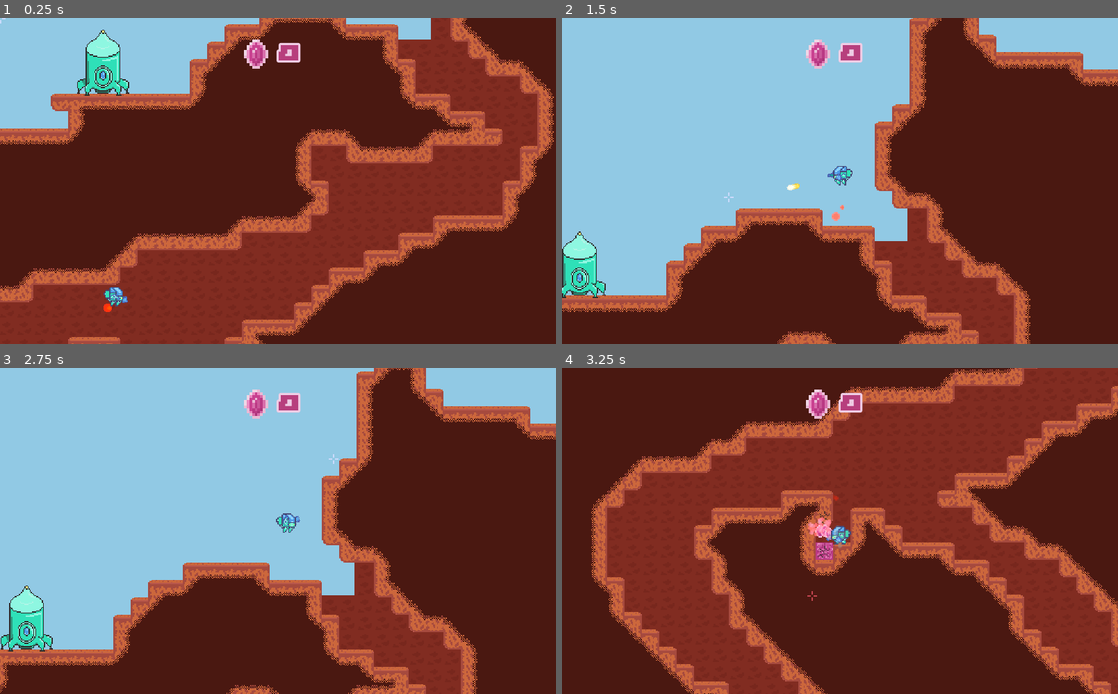
Above: before the commit, frames 1-4 (two rows, left to right).
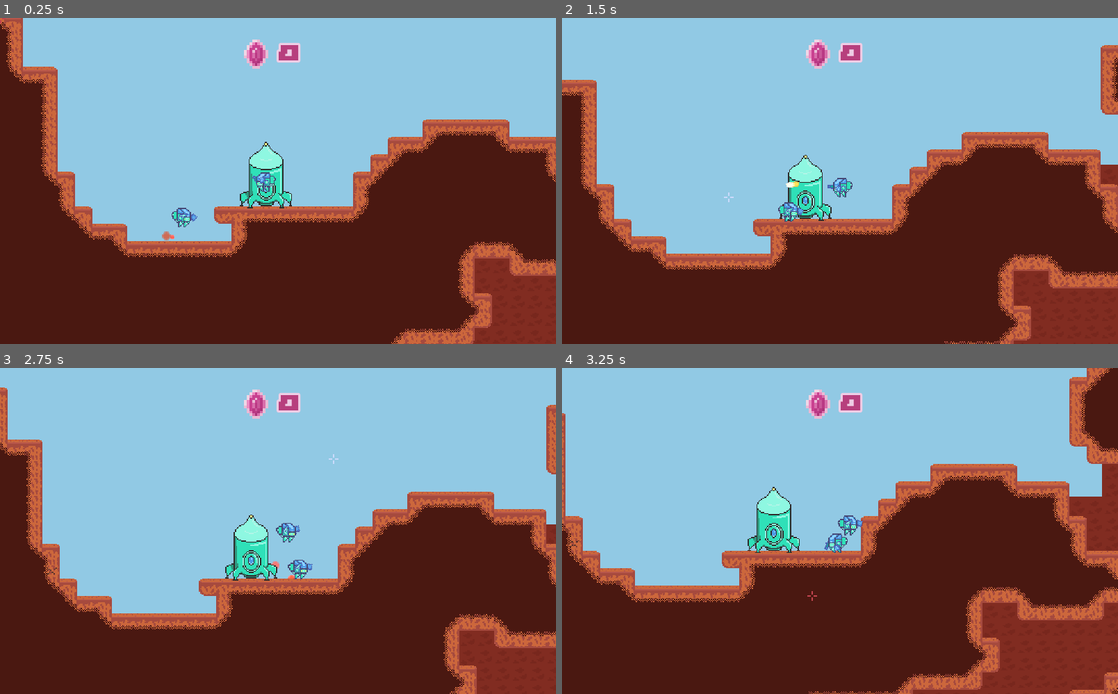
Above: after the commit, the same moments.

Repository: MichaelRRyan/Mecha-Miners
Game: Godot game, scene res://scenes/Gameplay.tscn
Two runs of this game, one before a commit and one after it. Both use one fixed random seed, a clock stepped at 60 frames per second and the inputs below.
Inputs (mouse positions are in pixels of both pictures, inside the frame that each line leads up to):
- Up to frame 1 (0.25 s): no input
- Up to frame 2 (1.5 s): tap Enter at 0.5 s; move the mouse to (962, 164) at 0.52 s; hold D (move_right) 0.53-1.28 s; hold W (jump) 0.53-1.28 s; move the mouse to (728, 197) at 1.27 s; hold A (move_left) from 1.28 s (still down); click (728, 197) at 1.35 s
- Up to frame 3 (2.75 s): tap W (jump) at 1.52, 1.55, 1.82, 2.3 s; move the mouse to (333, 459) at 2.02 s; release A (move_left) at 2.03 s; hold D (move_right) from 2.03 s (still down); hold Right mouse button (action2) from 2.03 s (still down)
- Up to frame 4 (3.25 s): keep holding D (move_right); move the mouse to (812, 596) at 2.77 s; release Right mouse button (action2) at 2.78 s; tap P (ai_perspective) at 2.85 s; tap W (jump) at 3.02, 3.05 s

The runs differ from the first frame. In frame 1, 77% of the frame differs, in the area x 0-100%, y 0-100%; in frame 2, 41%; in frame 3, 41%; in frame 4, 74%.

Commit message:
Fixed some minor issues and extended AI's view

Diff:
--- a/scenes/Gameplay.tscn
+++ b/scenes/Gameplay.tscn
@@ -19,10 +19,10 @@
 script = ExtResource( 7 )
 
 [node name="SpawnPoint" type="Node2D" parent="PlayerManager"]
-position = Vector2( 271, 9 )
+position = Vector2( 63, 99 )
 
 [node name="Player" parent="PlayerManager" instance=ExtResource( 1 )]
-position = Vector2( 102.152, 736.746 )
+position = Vector2( 107, 113 )
 is_human = true
 
 [node name="Camera2D" type="Camera2D" parent="PlayerManager/Player" groups=["main_camera"]]
@@ -32,7 +32,7 @@
 smoothing_enabled = true
 
 [node name="Player2" parent="PlayerManager" instance=ExtResource( 1 )]
-position = Vector2( 66, 311 )
+position = Vector2( -22, 138 )
 
 [node name="AIController" parent="PlayerManager/Player2" instance=ExtResource( 8 )]
 
--- a/scenes/Player.tscn
+++ b/scenes/Player.tscn
@@ -10,6 +10,10 @@
 [sub_resource type="AtlasTexture" id=2]
 atlas = ExtResource( 1 )
 region = Rect2( 0, 64, 32, 32 )
+
+[sub_resource type="AtlasTexture" id=11]
+atlas = ExtResource( 1 )
+region = Rect2( 64, 64, 32, 32 )
 
 [sub_resource type="AtlasTexture" id=3]
 atlas = ExtResource( 1 )
@@ -43,15 +47,16 @@
 atlas = ExtResource( 1 )
 region = Rect2( 96, 96, 32, 32 )
 
-[sub_resource type="AtlasTexture" id=11]
-atlas = ExtResource( 1 )
-region = Rect2( 64, 64, 32, 32 )
-
 [sub_resource type="SpriteFrames" id=12]
 animations = [ {
 "frames": [ SubResource( 2 ) ],
 "loop": true,
 "name": "idle",
+"speed": 5.0
+}, {
+"frames": [ SubResource( 11 ) ],
+"loop": true,
+"name": "jump",
 "speed": 5.0
 }, {
 "frames": [ SubResource( 3 ), SubResource( 4 ), SubResource( 5 ), SubResource( 6 ) ],
@@ -63,11 +68,6 @@
 "loop": true,
 "name": "walk_reversed",
 "speed": 10.0
-}, {
-"frames": [ SubResource( 11 ) ],
-"loop": true,
-"name": "jump",
-"speed": 5.0
 } ]
 
 [sub_resource type="CapsuleShape2D" id=13]
--- a/scripts/Player.gd
+++ b/scripts/Player.gd
@@ -124,6 +124,9 @@
 	if Network.is_online and not is_network_master():
 		return
 
+	if (is_human or _temp):
+		_target = get_global_mouse_position()
+
 	__handle_vertical_movement(delta)
 	__handle_horizontal_movement(delta)
 	__handle_sprite_flip()
@@ -276,11 +279,11 @@
 
 
 # -----------------------------------------------------------------------------
-func _input(event):
-
-	#if is_human and event is InputEventMouseMotion:
-	if (is_human or _temp) and event is InputEventMouseMotion:
-		_target = get_global_mouse_position()
+#func _input(event):
+#
+#	#if is_human and event is InputEventMouseMotion:
+#	if (is_human or _temp) and event is InputEventMouseMotion:
+#		_target = get_global_mouse_position()
 
 #	if event is InputEventKey and event.scancode == KEY_K and event.is_pressed():
 #		die()
--- a/scripts/ai/behaviours/PursueBehaviour.gd
+++ b/scripts/ai/behaviours/PursueBehaviour.gd
@@ -57,7 +57,7 @@
 			_brain.pop_behaviour()
 			emit_signal("target_reached")
 
-		update()
+	update()
 
 
 #-------------------------------------------------------------------------------
@@ -103,7 +103,7 @@
 
 #-------------------------------------------------------------------------------
 func _draw():
-	if _brain.is_debug():
+	if _brain.is_debug() and _active:
 		for node in _path:
 			var dist = _pathfinding.get_point_position(node) - _brain.subject.position
 			draw_circle(dist, 2, Color.red)
--- a/scripts/ai/sensors/MineralSensor.gd
+++ b/scripts/ai/sensors/MineralSensor.gd
@@ -8,7 +8,7 @@
 
 var _scan_direction = Vector2.LEFT
 var _scan_rotation = PI * 2 # The direction and magnitude of the rotation per second.
-var _scan_distance = 100.0
+var _scan_distance = 160.0
 var _scan_segment = 8.0
 
 
